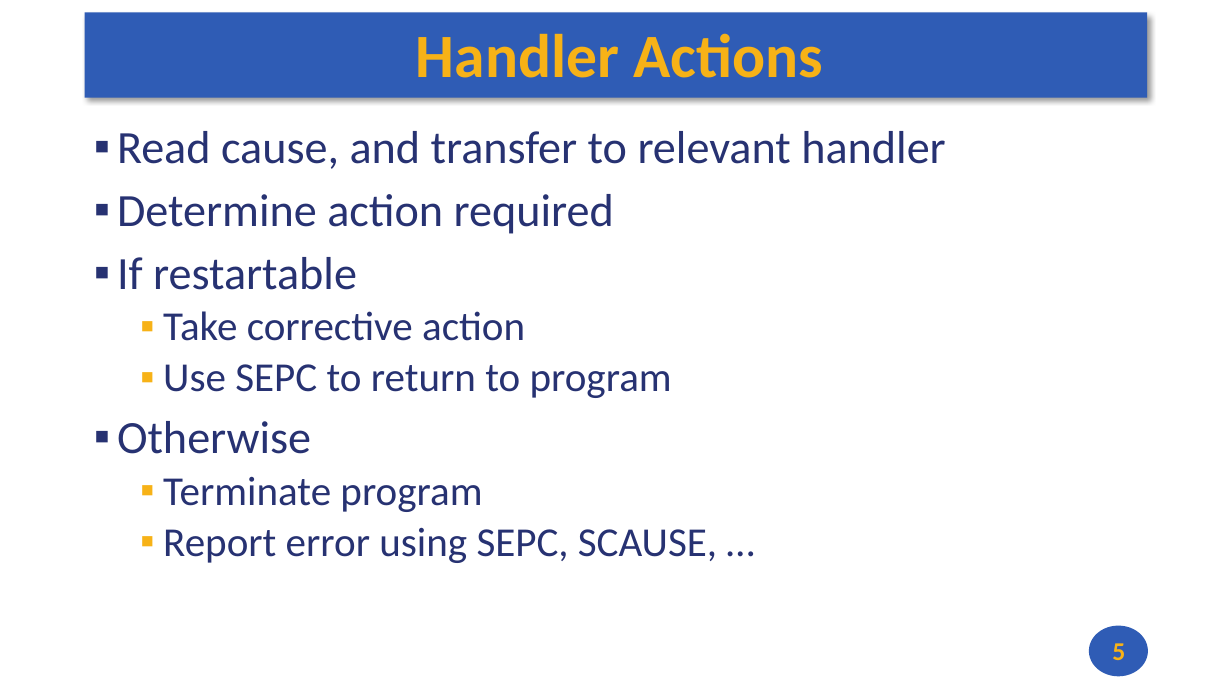
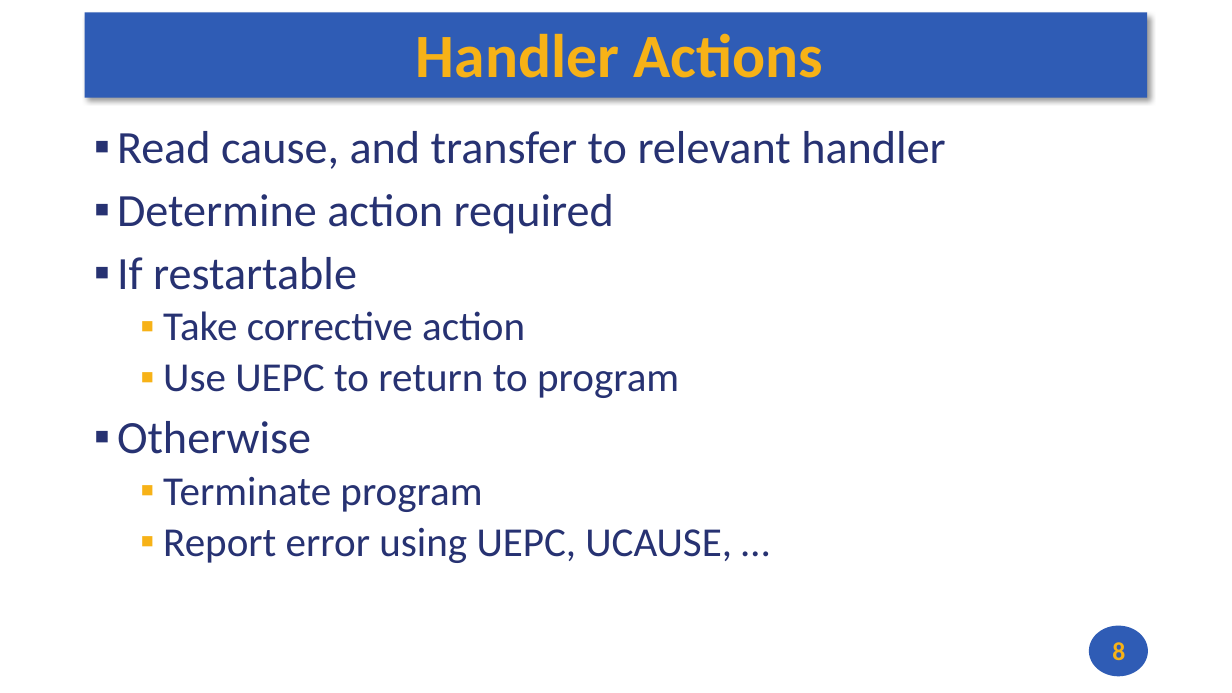
Before and after one commit to andrewt0301/hse-acos-course, a slide deck: slide 8 of docs/part1ca/10_Exceptions/CA_Lecture_10.pptx (slide 5 before the commit). Drawn at 1232x693 pixels with LibreOffice and Linux fonts; fonts in the diff are those of the drawing. Boxes give left, top, right and bottom in pixels: in the first picture for what was removed or moved away, otherwise in the second. Text is boxed around its words. In the diff, an @@ line names an element or a change of style, - is before the commit and + after.

```diff
--- a/docs/part1ca/10_Exceptions/CA_Lecture_10.pptx
+++ b/docs/part1ca/10_Exceptions/CA_Lecture_10.pptx
@@ text at (163,364,679,398): text changed @@
-  ▪ Use SEPC to return to program
+  ▪ Use UEPC to return to program
@@ text at (163,527,732,563): text changed @@
-  ▪ Report error using SEPC, SCAUSE, …
+  ▪ Report error using UEPC, UCAUSE, …
@@ page number at (1112,642,1125,660): text changed @@
-5
+8
```
Also in this commit, not shown: 4 other slides changed, 4 slides added, 13 slides removed, 2 other files.
